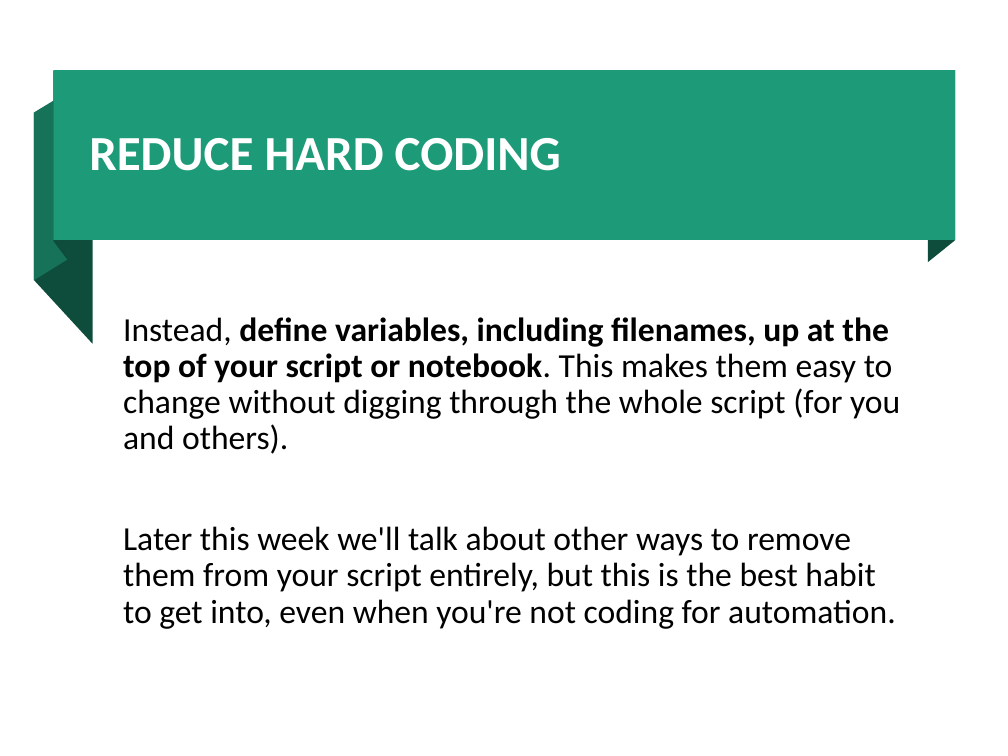
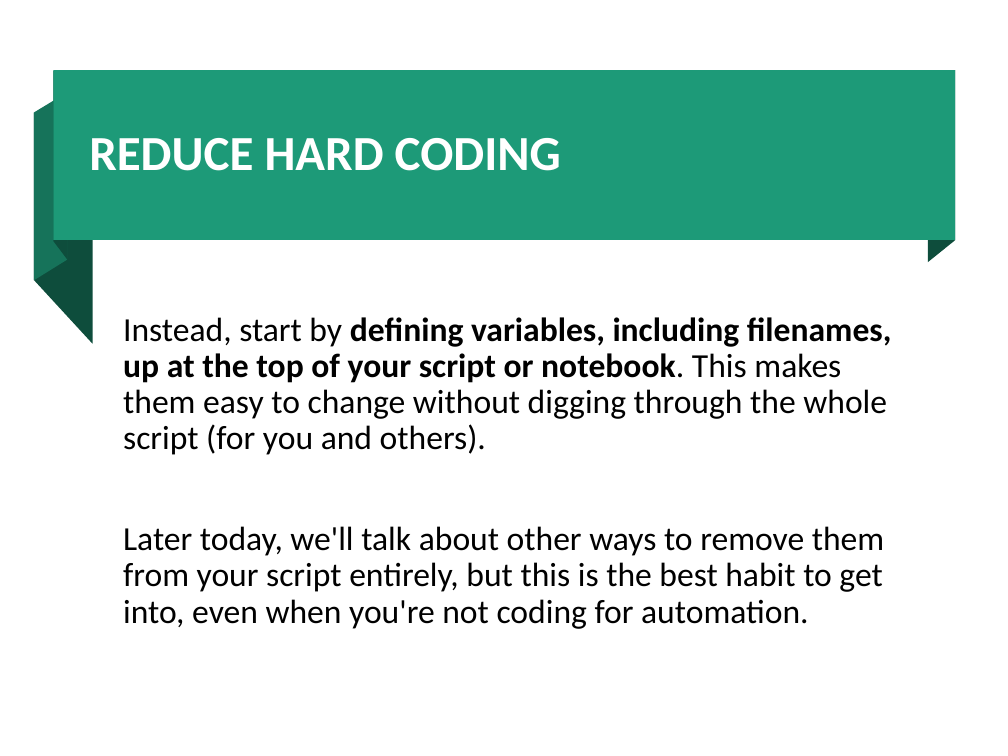
Before and after one commit to aGitHasNoName/PythonForAutomation, a slide deck: slide 20 of Day1Slides.pptx. Drawn at 1008x756 pixels with LibreOffice and Linux fonts; fonts in the diff are those of the drawing. Boxes give left, top, right and bottom in pixels: in the first picture for what was removed or moved away, otherwise in the second. Text is boxed around its words. In the diff, an @@ line names an element or a change of style, - is before the commit and + after.

```diff
--- a/Day1Slides.pptx
+++ b/Day1Slides.pptx
@@ text at <box>123,317,892,629</box>: text changed @@
-Instead, define variables, including filenames, up at the top of your script or notebook. This makes them easy to change without digging through the whole script (for you and others).
-Later this week we'll talk about other ways to remove them from your script entirely, but this is the best habit to get into, even when you're not coding for automation.
+Instead, start by defining variables, including filenames, up at the top of your script or notebook. This makes them easy to change without digging through the whole script (for you and others).
+Later today, we'll talk about other ways to remove them from your script entirely, but this is the best habit to get into, even when you're not coding for automation.
```
Also in this commit, not shown: 11 other slides changed, 12 other files.
